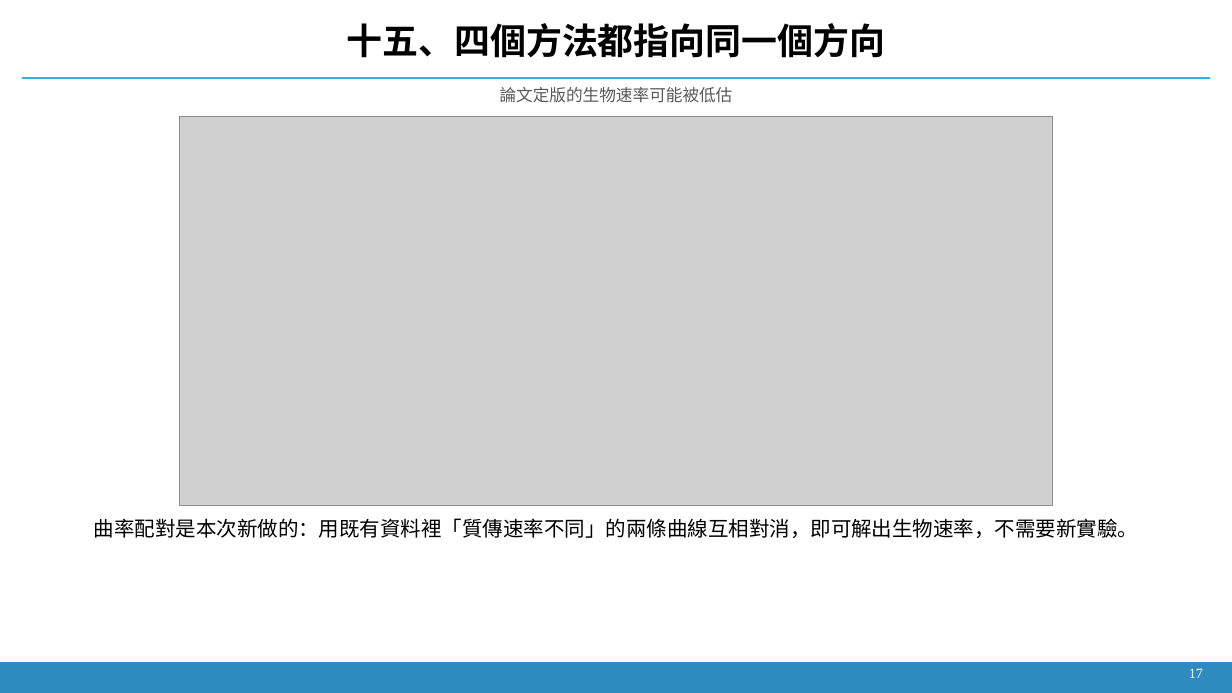
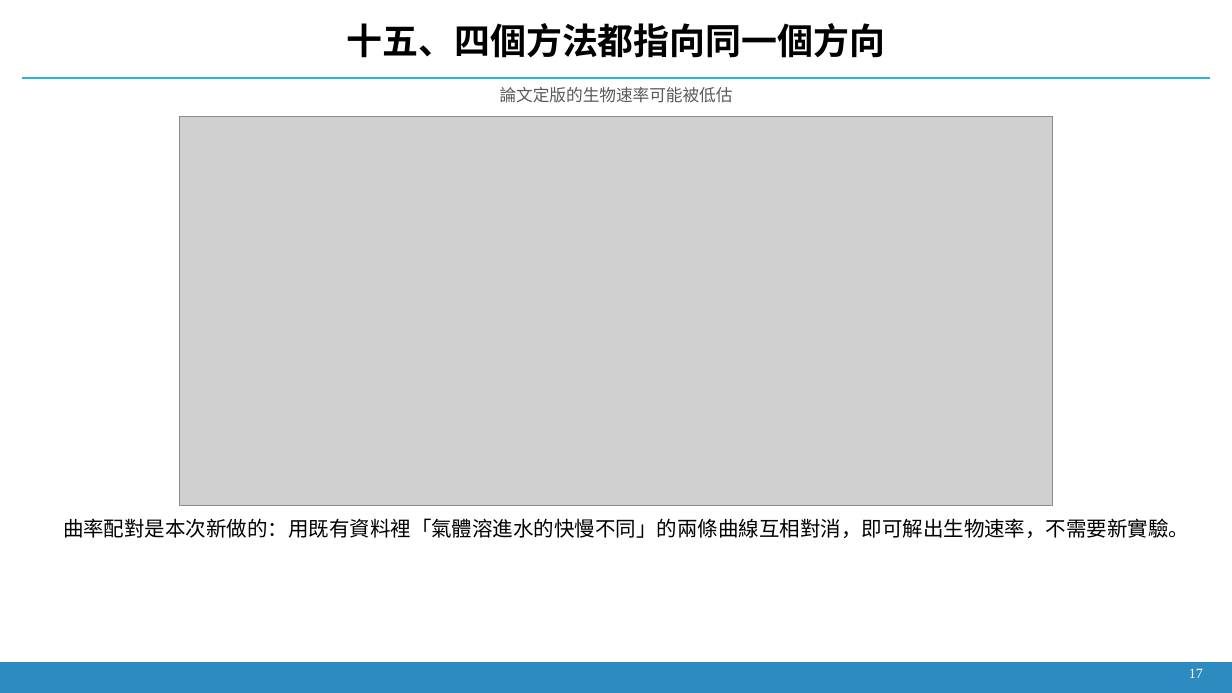
Before and after one commit to Yutou0601/Bioreactor-Edge-AI, a slide deck: slide 16 of docs/decks/簡報_2026-09-21_氫氣流失與壓降歸因.pptx. Drawn at 1232x693 pixels with LibreOffice and Linux fonts; fonts in the diff are those of the drawing; grey boxes stand for pictures. Boxes give left, top, right and bottom in pixels: in the first picture for what was removed or moved away, otherwise in the second. Text is boxed around its words. In the diff, an @@ line names an element or a change of style, - is before the commit and + after.

```diff
--- a/docs/decks/簡報_2026-09-21_氫氣流失與壓降歸因.pptx
+++ b/docs/decks/簡報_2026-09-21_氫氣流失與壓降歸因.pptx
@@ text at [63, 518, 1189, 538]: text changed @@
-曲率配對是本次新做的：用既有資料裡「質傳速率不同」的兩條曲線互相對消，即可解出生物速率，不需要新實驗。
+曲率配對是本次新做的：用既有資料裡「氣體溶進水的快慢不同」的兩條曲線互相對消，即可解出生物速率，不需要新實驗。
```
Also in this commit, not shown: 9 other slides changed, 2 other files.
